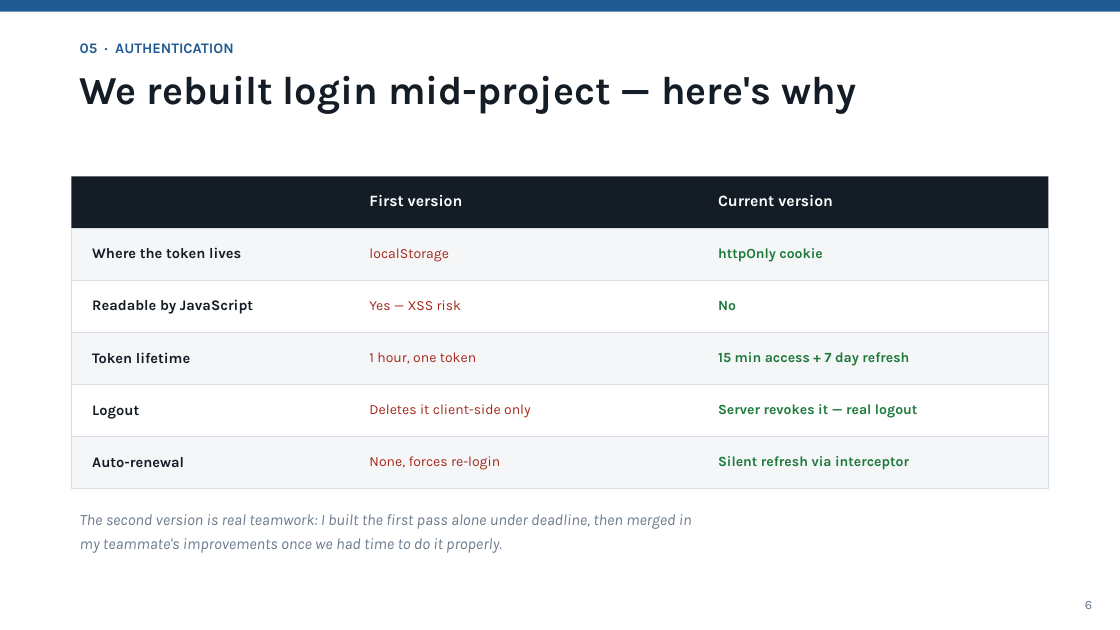
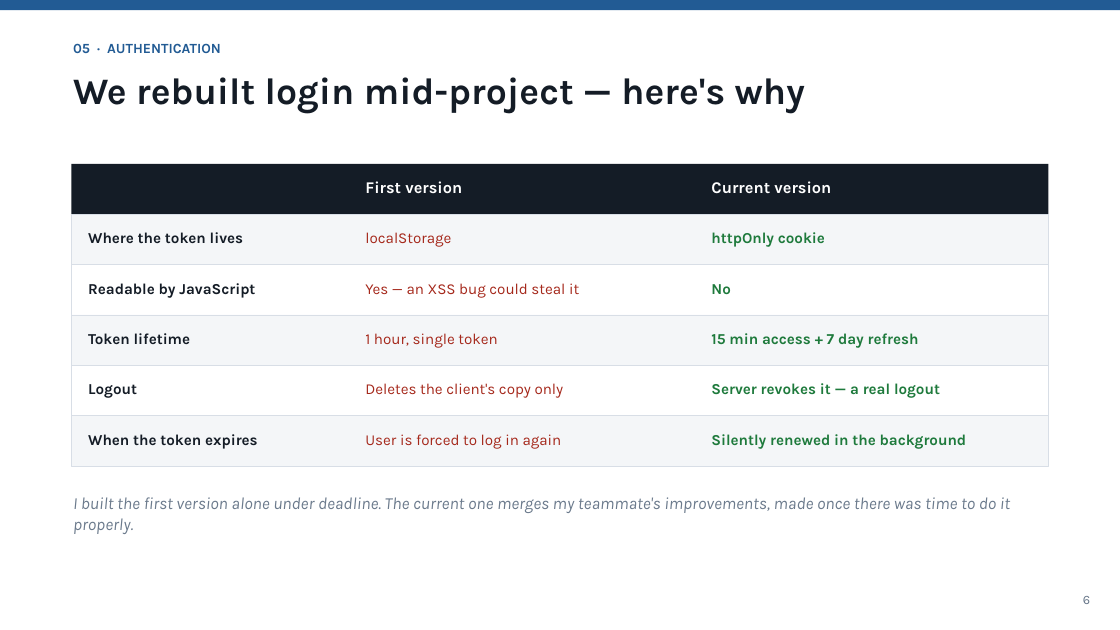
Before and after one commit to suleymantofik0-byte/attendance-system, a slide deck: slide 6 of Attendance-System-Presentation.pptx. Drawn at 1120x630 pixels with LibreOffice and Linux fonts; fonts in the diff are those of the drawing. Boxes give left, top, right and bottom in pixels: in the first picture for what was removed or moved away, otherwise in the second. Text is boxed around its words. In the diff, an @@ line names an element or a change of style, - is before the commit and + after.

```diff
--- a/Attendance-System-Presentation.pptx
+++ b/Attendance-System-Presentation.pptx
@@ text "05 · AUTHENTICATION" at box(73, 43, 221, 53): size 12.5 to 12 pt @@
@@ text "We rebuilt login mid-project — ..." at box(73, 77, 805, 114): size 34 to 32 pt @@
@@ rectangle: place and size @@
-rectangle at box(71, 176, 1049, 229)
+rectangle at box(71, 164, 1049, 214)
@@ text "First version" at box(365, 181, 462, 194): size 13.5 to 14 pt @@
@@ text "First version": place and size @@
-text "First version" at box(369, 195, 463, 207)
+text "First version" at box(365, 181, 462, 194)
@@ text "Current version": place and size @@
-text "Current version" at box(718, 195, 833, 206)
+text "Current version" at box(711, 181, 831, 193)
@@ text "Current version" at box(711, 181, 831, 193): size 13.5 to 14 pt @@
@@ rectangle: place and size @@
-rectangle at box(71, 229, 1049, 281)
+rectangle at box(71, 214, 1049, 265)
@@ text "Where the token lives": place and size @@
-text "Where the token lives" at box(92, 247, 241, 258)
+text "Where the token lives" at box(88, 232, 243, 243)
@@ text "localStorage": place and size @@
-text "localStorage" at box(369, 248, 449, 262)
+text "localStorage" at box(365, 232, 451, 247)
@@ text "httpOnly cookie": place and size @@
-text "httpOnly cookie" at box(718, 248, 823, 262)
+text "httpOnly cookie" at box(711, 232, 825, 247)
@@ rectangle: place and size @@
-rectangle at box(71, 281, 1049, 333)
+rectangle at box(71, 265, 1049, 315)
@@ text "Readable by JavaScript": place and size @@
-text "Readable by JavaScript" at box(92, 299, 253, 314)
+text "Readable by JavaScript" at box(88, 283, 255, 298)
@@ text at box(365, 283, 579, 298): text changed; size 12 to 13 pt @@
-Yes — XSS risk
+Yes — an XSS bug could steal it
@@ text "No": place and size @@
-text "No" at box(718, 301, 736, 310)
+text "No" at box(711, 284, 730, 294)
@@ text "Token lifetime": place and size @@
-text "Token lifetime" at box(92, 352, 190, 363)
+text "Token lifetime" at box(88, 333, 190, 344)
@@ size 12 to 13 pt in 4 elements at box(711, 232, 825, 247), box(711, 284, 730, 294), box(365, 232, 451, 247), box(711, 333, 919, 348) @@
@@ text "15 min access + 7 ...": place and size @@
-text "15 min access + 7 ..." at box(718, 352, 909, 366)
+text "15 min access + 7 ..." at box(711, 333, 919, 348)
@@ text at box(365, 333, 497, 348): text changed; size 12 to 13 pt @@
-1 hour, one token
+1 hour, single token
@@ size 12.5 to 13 pt in 4 elements at box(88, 232, 243, 243), box(88, 283, 255, 298), box(88, 333, 190, 344), box(88, 384, 137, 398) @@
@@ text "Logout": place and size @@
-text "Logout" at box(92, 405, 139, 419)
+text "Logout" at box(88, 384, 137, 398)
@@ text at box(365, 383, 564, 398): text changed; size 12 to 13 pt @@
-Deletes it client-side only
+Deletes the client's copy only
@@ text at box(711, 383, 940, 398): text changed; size 12 to 13 pt @@
-Server revokes it — real logout
+Server revokes it — a real logout
@@ outline #D8DEE6 0.75 pt to #D8DEE6 0.5 pt in 5 elements at box(71, 214, 1049, 265), box(71, 265, 1049, 315), box(71, 315, 1049, 365), box(71, 365, 1049, 416), box(71, 416, 1049, 466) @@
@@ 3 rectangles: place and size @@
-3 rectangles at box(71, 333, 1049, 489)
+3 rectangles at box(71, 315, 1049, 466)
@@ text at box(88, 434, 258, 449): text changed; size 12.5 to 13 pt @@
-Auto-renewal
+When the token expires
@@ text at box(365, 434, 562, 449): text changed; size 12 to 13 pt @@
-None, forces re-login
+User is forced to log in again
@@ text at box(711, 434, 967, 449): text changed; size 12 to 13 pt @@
-Silent refresh via interceptor
+Silently renewed in the background
@@ text at box(73, 497, 1010, 534): text changed; size 13.5 to 14.5 pt @@
-The second version is real teamwork: I built the first pass alone under deadline, then merged in
-my teammate's improvements once we had time to do it properly.
+I built the first version alone under deadline. The current one merges my teammate's improvements, made once there was time to do it properly.
@@ text "6": place and size @@
-text "6" at box(1085, 601, 1092, 609)
+text "6" at box(1083, 596, 1090, 604)
```
Also in this commit, not shown: 12 other slides changed.
